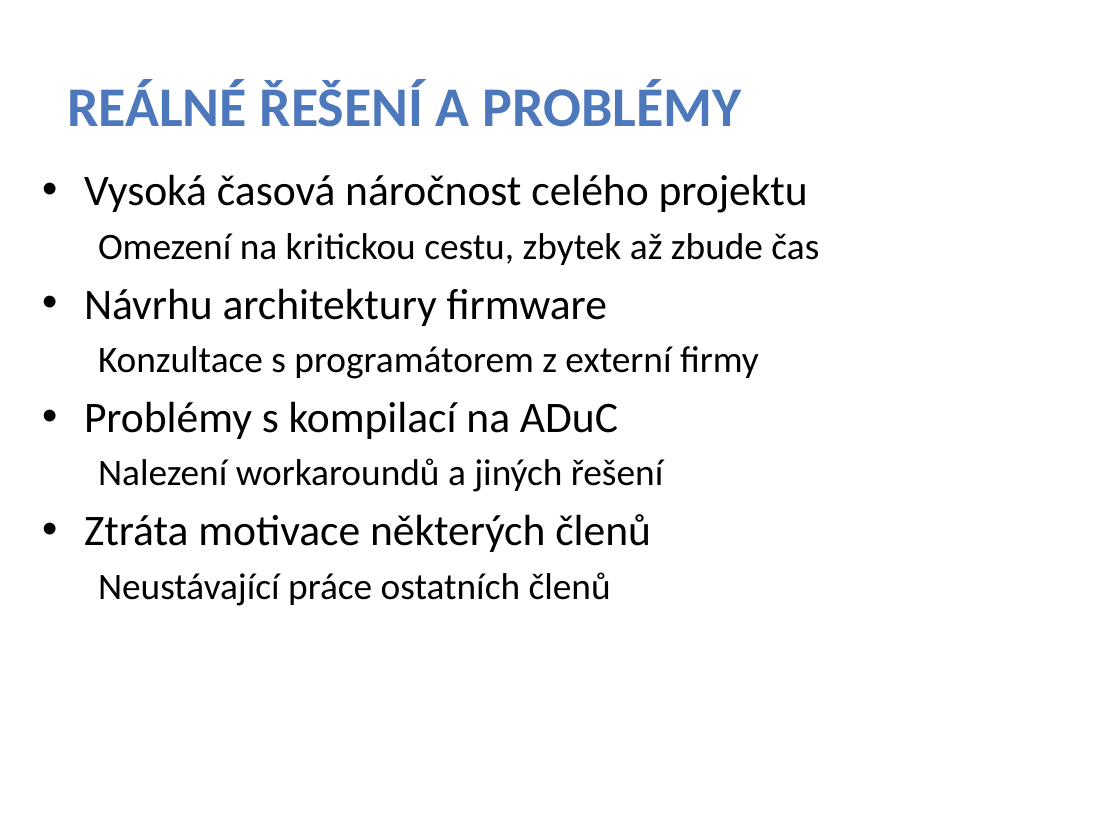
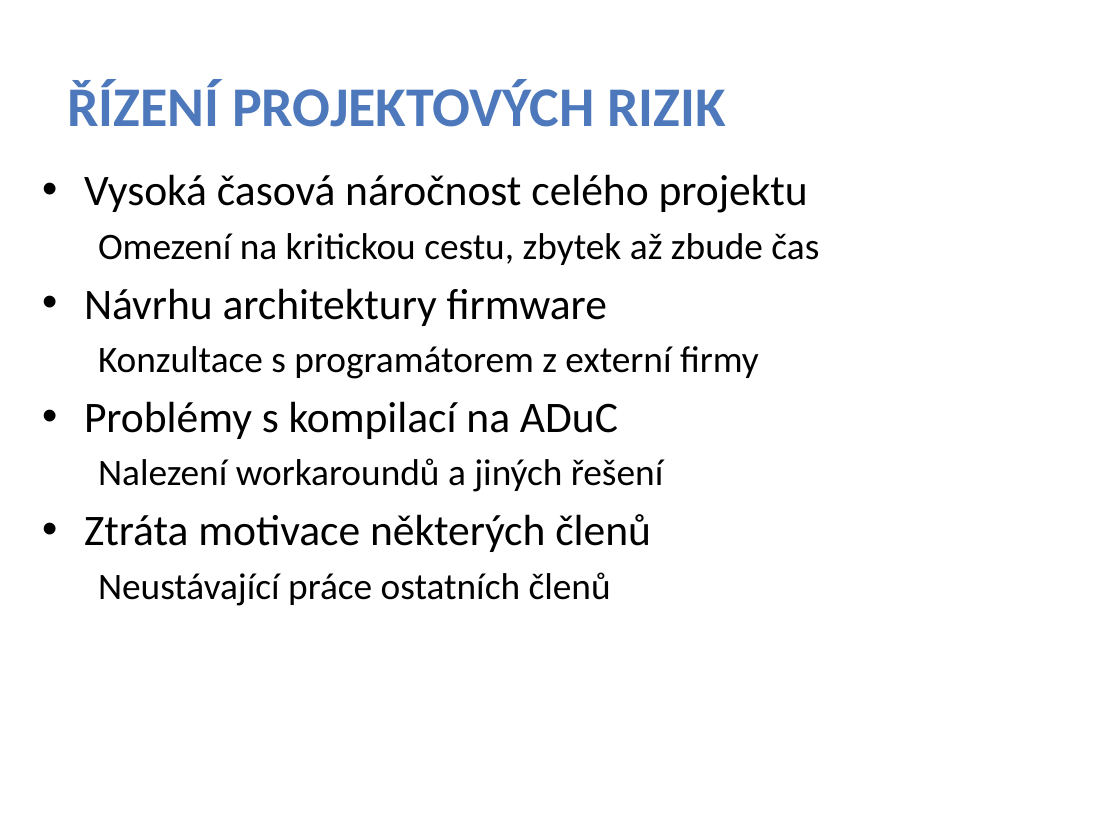
Before and after one commit to azermert/pto38team, a slide deck: slide 7 of prezentace/prezentace.pptx. Drawn at 1120x840 pixels with LibreOffice and Linux fonts; fonts in the diff are those of the drawing; background and template pictures are left out. Boxes give left, top, right and bottom in pixels: in the first picture for what was removed or moved away, otherwise in the second. Text is boxed around its words. In the diff, an @@ line names an element or a change of style, - is before the commit and + after.

```diff
--- a/prezentace/prezentace.pptx
+++ b/prezentace/prezentace.pptx
@@ title at (x1=67, y1=79, x2=726, y2=127): text changed @@
-REÁLNÉ ŘEŠENÍ A PROBLÉMY
+ŘÍZENÍ PROJEKTOVÝCH RIZIK
```
Also in this commit, not shown: 2 other slides changed, 1 other file.
